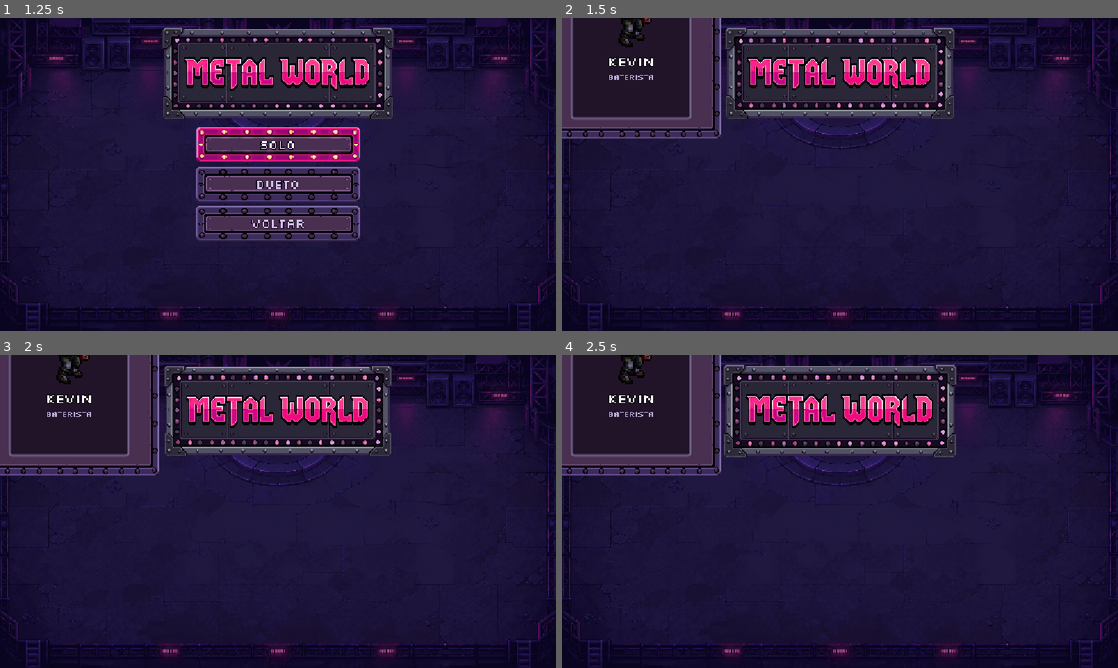
Above: before the commit, frames 1-4 (two rows, left to right).
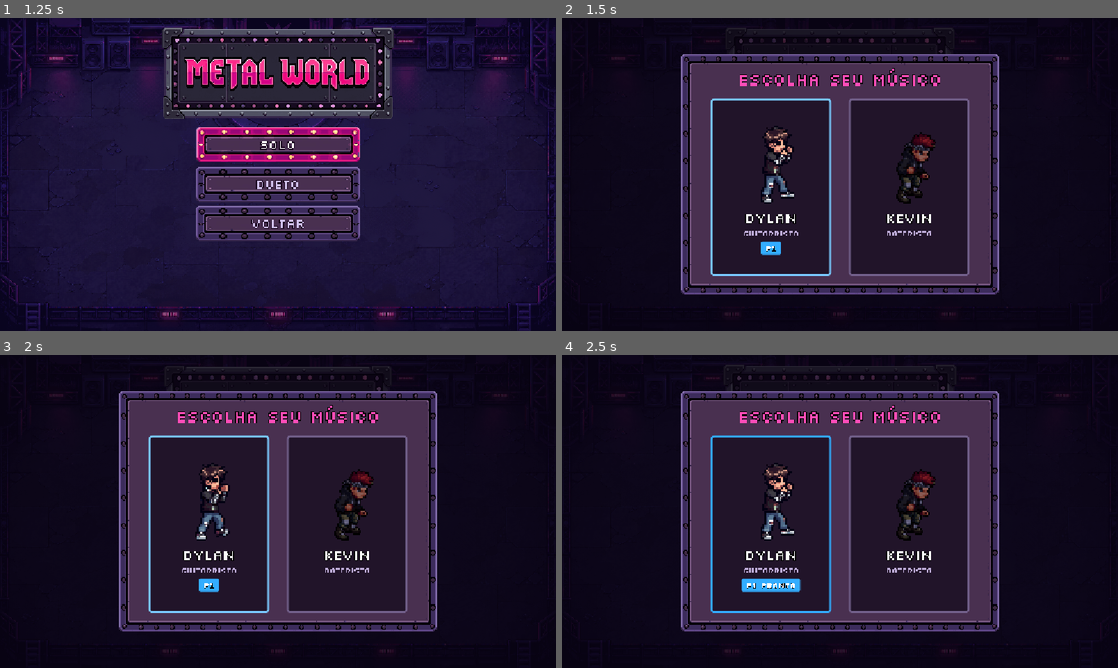
Above: after the commit, the same moments.

Repository: lucas-gif561/metalworld
Game: Godot game, scene res://ui/tela_inicial.tscn
Two runs of this game, one before a commit and one after it. Both use one fixed random seed, a clock stepped at 60 frames per second and the inputs below. Sound files missing from this copy of the repository are replaced by a short silence.
Inputs (mouse positions are in pixels of both pictures, inside the frame that each line leads up to):
- Up to frame 1 (1.25 s): click "Jogar" at 0.5 s
- Up to frame 2 (1.5 s): click "Solo" at 1.25 s
- Up to frame 3 (2 s): no input
- Up to frame 4 (2.5 s): tap Enter (p1_entrar) at 2 s; move the mouse to (962, 495) at 2.02 s; hold D (mover_direita) from 2.03 s (still down); hold F (atacar) from 2.03 s (still down); click (962, 495) at 2.17 s

Frame 1 is identical in both runs. In frame 2, 63% of the frame differs, in the area x 0-100%, y 0-100%; in frame 3, 63%; in frame 4, 63%.

Commit message:
Seleção e controles de volta ao centro da tela inicial
A atualização para o Godot 4.7.2 (c8e94b6) gravou layout_mode = 0 e
anchors_preset = 0 nas instâncias TelaControles e TelaSelecao, anulando a
âncora de tela cheia das cenas e jogando os painéis para o canto.

Co-Authored-By: Claude Opus 5.5 <noreply@anthropic.com>

Diff:
--- a/ui/tela_inicial.tscn
+++ b/ui/tela_inicial.tscn
@@ -207,9 +207,5 @@
 horizontal_alignment = 1
 
 [node name="TelaControles" parent="." unique_id=1912754268 instance=ExtResource("6_controles")]
-layout_mode = 0
-anchors_preset = 0
 
 [node name="TelaSelecao" parent="." unique_id=657197273 instance=ExtResource("7_selecao")]
-layout_mode = 0
-anchors_preset = 0
